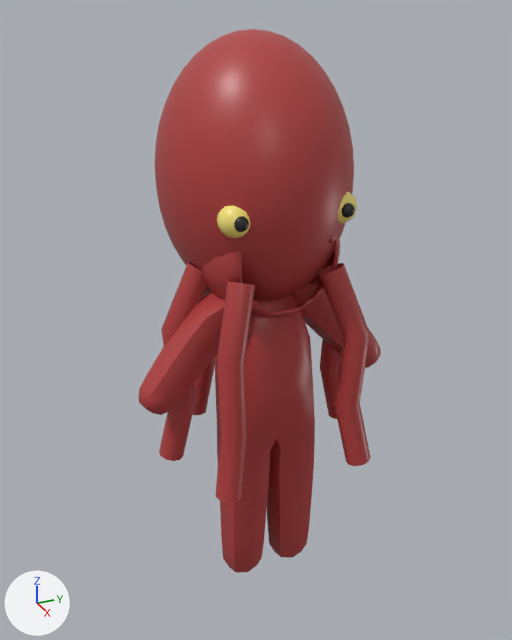
The glTF model assets/shared/costumes/costume_kraken.glb, before and after one commit.
Both versions are drawn from a camera (50 mm lens) standing at (2.28, -1.07, 2.47) and looking at (-0.13, 0.02, 1.27). Every picture has the same lights, and +X, +Y and +Z are marked at lower left. The first picture is the older version. Vertices at exactly the same position are counted once.

Objects in the first picture: 'arm0', 'arm1', 'arm3', 'arm4', 'arm5', 'eye-1', 'hood', 'mantle', 'suit' and 3 more.
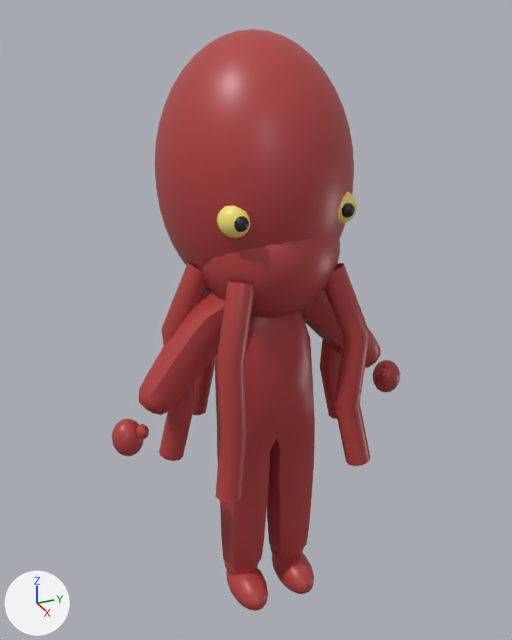
The change, as a diff of the scene's bpy script:
```diff
--- a/assets/shared/costumes/costume_kraken.glb.py
+++ b/assets/shared/costumes/costume_kraken.glb.py
@@ me_hood @@
 # used by ob_hood; location = (0.0, 0.0, 0.0)
-me_hood.from_pydata(...)  # 1194 vertices, 2384 faces; spans x -0.279..0.241, y -0.269..0.269, z 1.36..1.9
+me_hood.from_pydata(...)  # 642 vertices, 1280 faces; spans x -0.279..0.279, y -0.269..0.269, z 1.36..1.9
+# me_hood part 1: 11 vertices moved from x 0.139..0.19, y -0.214..0.214, z 1.442..1.649 to x 0.219..0.258, y -0.15..0.15, z 1.462..1.65; 586 vertices removed from x -0.267..0.231, y -0.257..0.257, z 1.372..1.888; 34 vertices added at x 0.215..0.279, y -0.15..0.15, z 1.462..1.765
 me_hood.materials.append(mat_red)
@@ me_thumbmr @@
+me_thumbmr.from_pydata(...)  # a UV sphere (12 segments, 8 rings, poles along z) spanning x 0.033..0.083, y -0.5605..-0.5105, z 0.9584..1.0184
+me_thumbmr.materials.append(mat_red)
@@ me_thumbml @@
+me_thumbml.from_pydata(...)  # a UV sphere (12 segments, 8 rings, poles along z) spanning x 0.033..0.083, y 0.5105..0.5605, z 0.9584..1.0184
+me_thumbml.materials.append(mat_red)
@@ me_mittr @@
+me_mittr.from_pydata(...)  # a UV sphere (18 segments, 12 rings, poles along z) spanning x -0.047..0.071, y -0.642..-0.522, z 0.873..1.023
+me_mittr.materials.append(mat_red)
@@ me_mittl @@
+me_mittl.from_pydata(...)  # a UV sphere (18 segments, 12 rings, poles along z) spanning x -0.047..0.071, y 0.522..0.642, z 0.873..1.023
+me_mittl.materials.append(mat_red)
@@ me_bootr @@
+me_bootr.from_pydata(...)  # a UV sphere (18 segments, 12 rings, poles along z) spanning x -0.088..0.208, y -0.195..-0.035, z -0.01..0.15
+me_bootr.materials.append(mat_red)
@@ me_bootl @@
+me_bootl.from_pydata(...)  # a UV sphere (18 segments, 12 rings, poles along z) spanning x -0.088..0.208, y 0.035..0.195, z -0.01..0.15
+me_bootl.materials.append(mat_red)
@@ me_ankler @@
+me_ankler.from_pydata(...)  # a UV sphere (16 segments, 10 rings, poles along z) spanning x -0.08..0.08, y -0.195..-0.035, z 0.07..0.25
+me_ankler.materials.append(mat_red)
@@ me_anklel @@
+me_anklel.from_pydata(...)  # a UV sphere (16 segments, 10 rings, poles along z) spanning x -0.08..0.08, y 0.035..0.195, z 0.07..0.25
+me_anklel.materials.append(mat_red)
@@ ob_thumbmr @@
+ob_thumbmr = bpy.data.objects.new('thumbmR', me_thumbmr)
+ob_thumbmr.location = (0.0, 0.0, 0.0)
@@ ob_thumbml @@
+ob_thumbml = bpy.data.objects.new('thumbmL', me_thumbml)
+ob_thumbml.location = (0.0, 0.0, 0.0)
@@ ob_mittr @@
+ob_mittr = bpy.data.objects.new('mittR', me_mittr)
+ob_mittr.location = (0.0, 0.0, 0.0)
@@ ob_mittl @@
+ob_mittl = bpy.data.objects.new('mittL', me_mittl)
+ob_mittl.location = (0.0, 0.0, 0.0)
@@ ob_bootr @@
+ob_bootr = bpy.data.objects.new('bootR', me_bootr)
+ob_bootr.location = (0.0, 0.0, 0.0)
@@ ob_bootl @@
+ob_bootl = bpy.data.objects.new('bootL', me_bootl)
+ob_bootl.location = (0.0, 0.0, 0.0)
@@ ob_ankler @@
+ob_ankler = bpy.data.objects.new('ankleR', me_ankler)
+ob_ankler.location = (0.0, 0.0, 0.0)
@@ ob_anklel @@
+ob_anklel = bpy.data.objects.new('ankleL', me_anklel)
+ob_anklel.location = (0.0, 0.0, 0.0)
```

Location of each change, [x1, y1, x2, y2] in pixels of the pictures (512 x 640 px):
'bootR', added (red)
    after: [226, 567, 268, 611]
'bootL', added (red)
    after: [272, 553, 314, 594]
'mittR', added (red)
    after: [112, 419, 144, 456]
'mittL', added (red)
    after: [373, 360, 400, 392]
'ankleR', added (mostly hidden)
    after: [224, 560, 258, 575]
'thumbmR', added
    after: [136, 424, 149, 439]
'ankleL', added (mostly hidden)
    after: [270, 546, 304, 560]
'thumbmL', added
    after: [378, 368, 390, 382]
part 1 of me_hood, built on (mostly hidden before)
    before: [240, 237, 338, 314]
    after: [240, 238, 338, 314]
